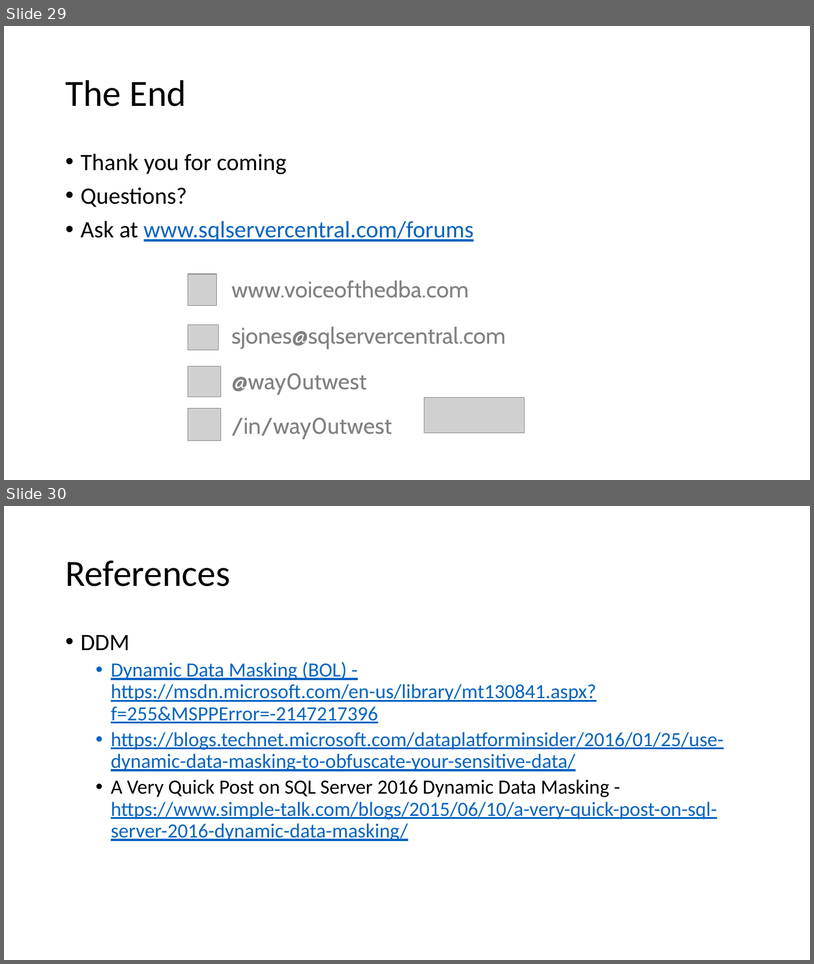
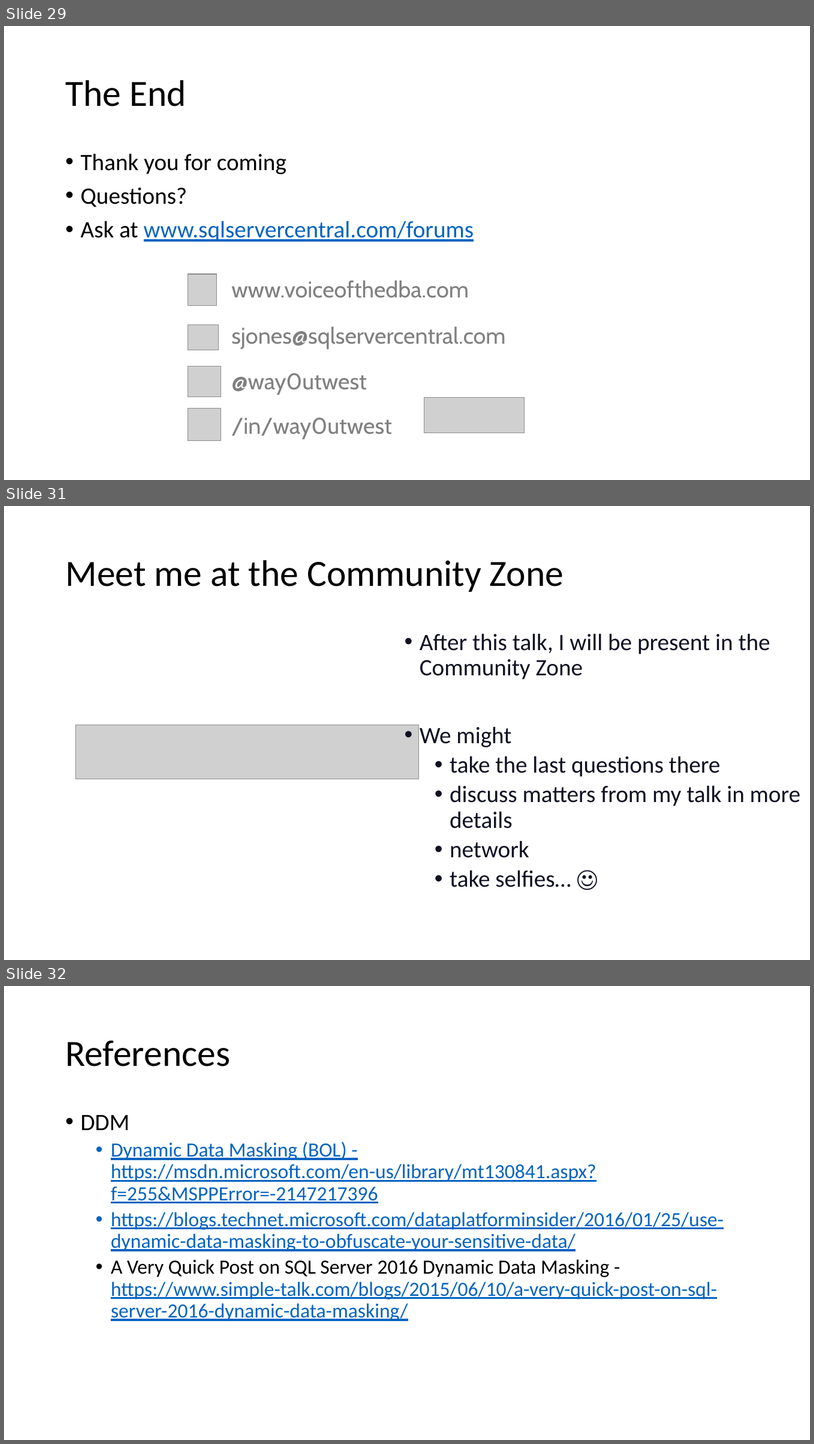
Before and after one commit to way0utwest/EndtoEndEncryptedSQL2016, a slide deck: Getting Started with Encryption in SQL 2016.pptx. Shown one above the other, each under a label of ours: slides 29 and 30 before the commit, slides 29, 31 and 32 after it; the slides between them are not shown. The pictures are 814x964 and 814x1444 pixels, drawn with LibreOffice and Linux fonts; fonts in the diff are those of the drawing; grey boxes stand for pictures; background and template pictures are left out. Boxes give left, top, right and bottom in pixels: in the first picture for what was removed or moved away, otherwise in the second. Text is boxed around its words. In the diff, an @@ line names an element or a change of style, - is before the commit and + after.

```diff
--- a/Getting Started with Encryption in SQL 2016.pptx
+++ b/Getting Started with Encryption in SQL 2016.pptx
@@ slide 31 added at <box>4,506,810,960</box>, background picture (left out) @@
@@ title added at <box>65,560,564,592</box>, 44 pt, text #000000 @@
+Meet me at the Community Zone
@@ text added at <box>420,633,801,887</box>, 28 pt, text #0E0F21 @@
+• After this talk, I will be present in the Community Zone
+• We might
+  • take the last questions there
+  • discuss matters from my talk in more details
+  • network
+  • take selfies… ☺
@@ picture added at <box>76,724,419,778</box> @@
@@ what was slide 30 is now slide 32 @@
```
Also in this commit, not shown: 2 slides changed, 1 other slide added.
